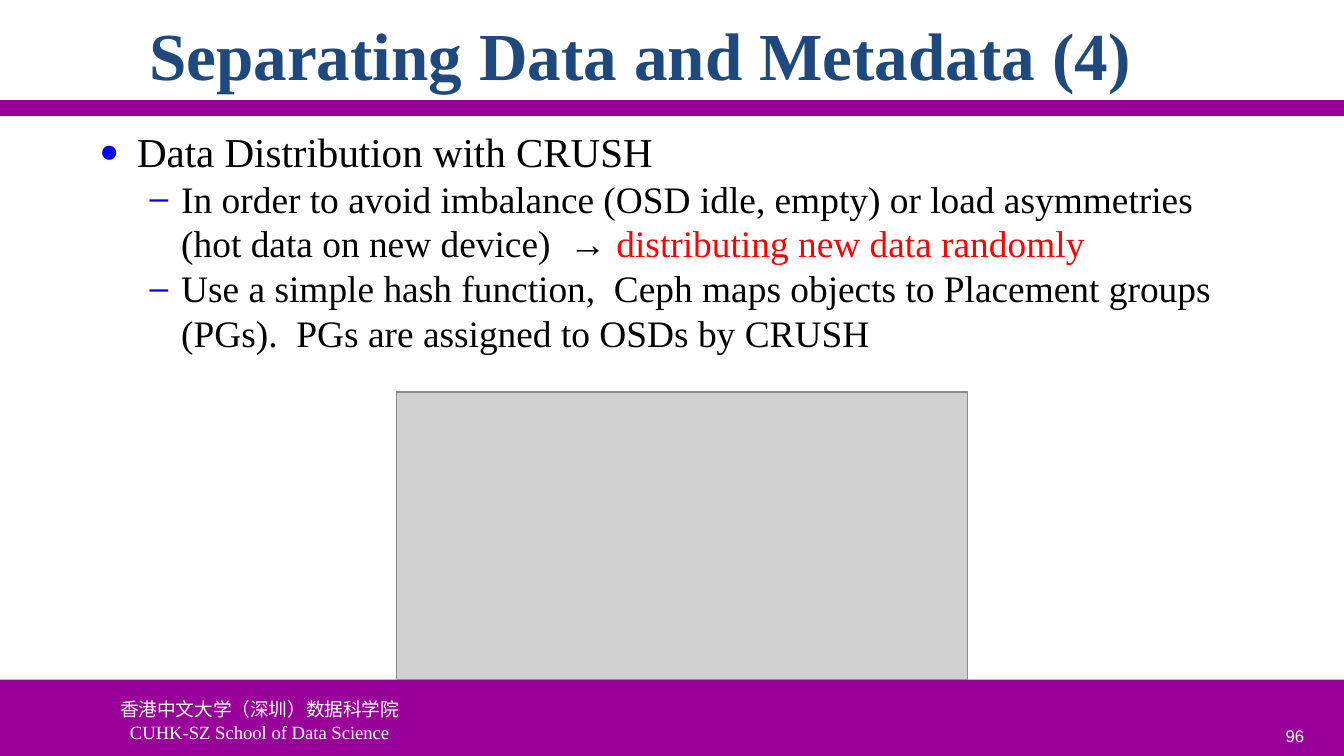
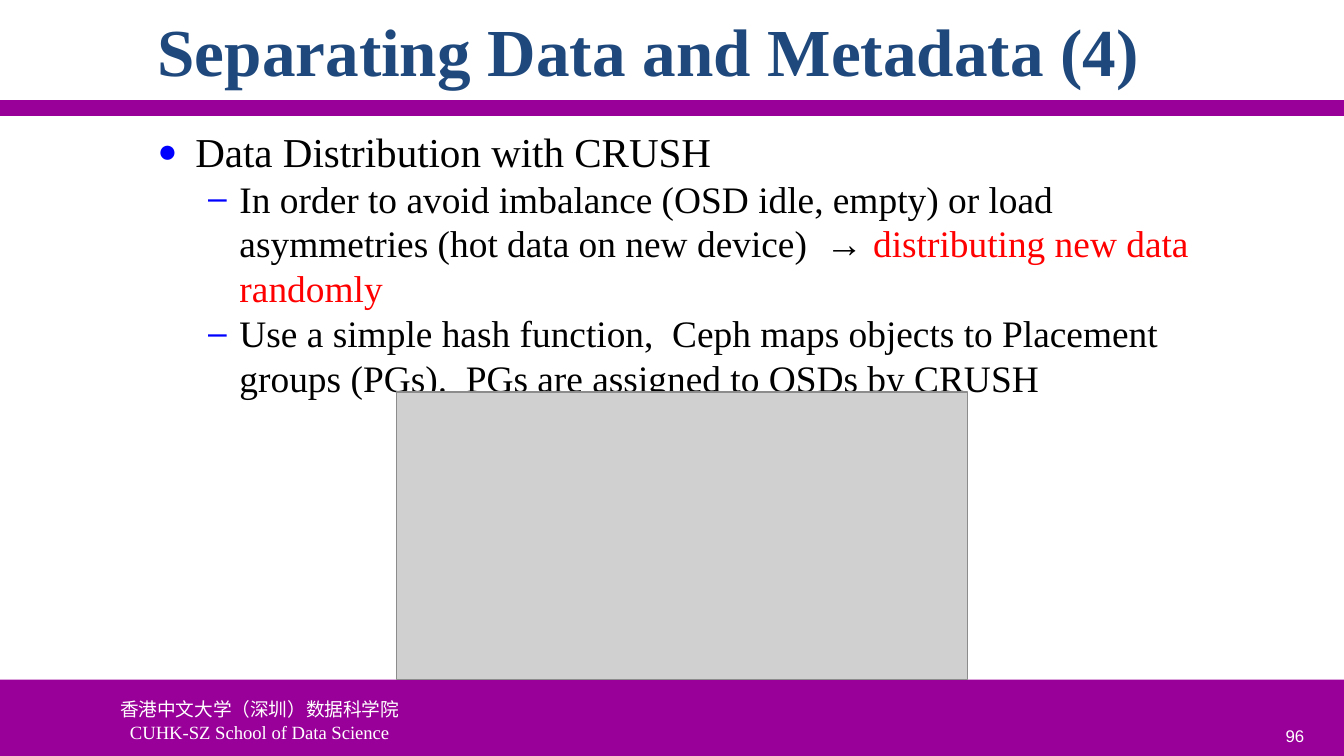
Before and after one commit to ychung1103/ychung1103.github.io, a slide deck: slide 96 of Slides/CSC6103/VT-05 Storage Virtualization.pptx. Drawn at 1344x756 pixels with LibreOffice and Linux fonts; fonts in the diff are those of the drawing; grey boxes stand for pictures; background and template pictures are left out. Boxes give left, top, right and bottom in pixels: in the first picture for what was removed or moved away, otherwise in the second. Text is boxed around its words. In the diff, an @@ line names an element or a change of style, - is before the commit and + after.

```diff
--- a/Slides/CSC6103/VT-05 Storage Virtualization.pptx
+++ b/Slides/CSC6103/VT-05 Storage Virtualization.pptx
@@ title "Separating Data and Metadata (4)": place and size @@
-title "Separating Data and Metadata (4)" at bbox=[149, 33, 1130, 93]
+title "Separating Data and Metadata (4)" at bbox=[158, 29, 1139, 89]
@@ text "Data Distribution with CRUSH" rewrapped from bbox=[137, 138, 1211, 354] to bbox=[195, 138, 1188, 399] @@
```
Also in this commit, not shown: 97 other slides changed, 1 other file.
